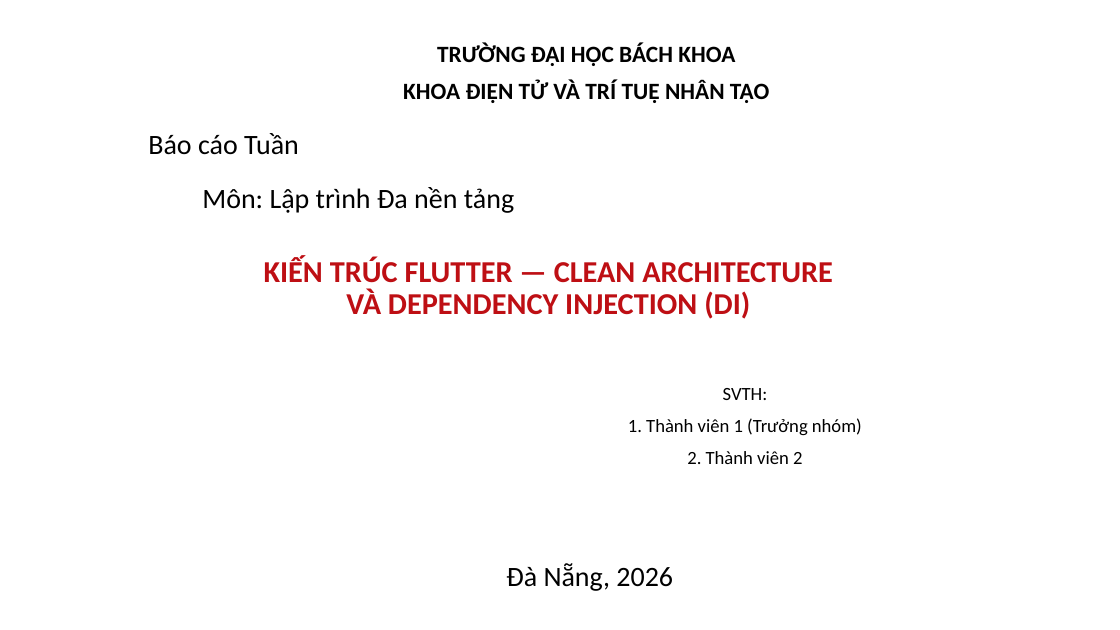
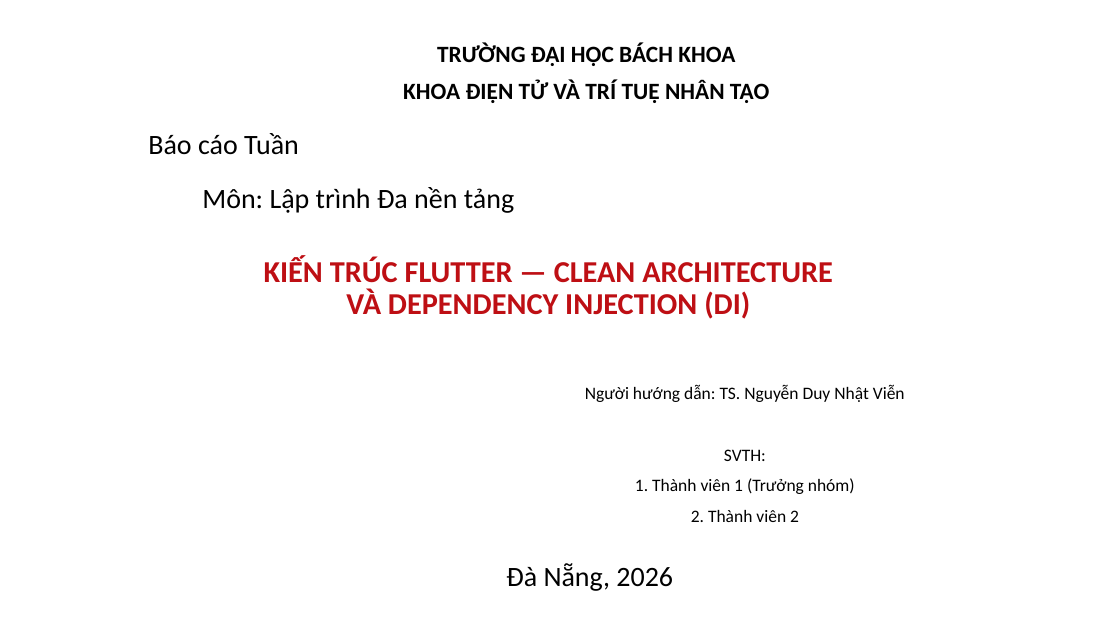
Before and after one commit to imagiro2005/movie_app, a slide deck: slide 1 of BaoCao_Chude04_CleanArchitecture_DI.pptx. Drawn at 1120x630 pixels with LibreOffice and Linux fonts; fonts in the diff are those of the drawing. Boxes give left, top, right and bottom in pixels: in the first picture for what was removed or moved away, otherwise in the second. Text is boxed around its words. In the diff, an @@ line names an element or a change of style, - is before the commit and + after.

```diff
--- a/BaoCao_Chude04_CleanArchitecture_DI.pptx
+++ b/BaoCao_Chude04_CleanArchitecture_DI.pptx
@@ subtitle at (585,385,905,402): paragraph added @@
+Người hướng dẫn: TS. Nguyễn Duy Nhật Viễn
@@ subtitle at (635,449,855,522): size 16 to 15 pt in "SVTH:", "1. Thành viên 1 (Trưởng nhóm)", "2. Thành viên 2" @@
```
Also in this commit, not shown: 54 other files.
